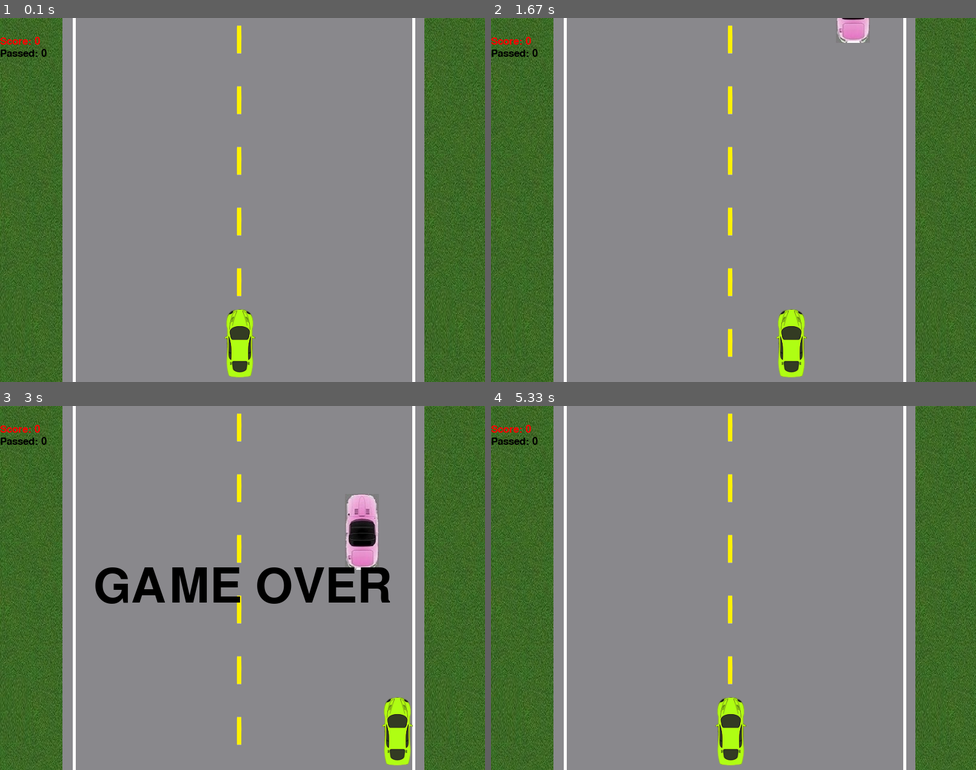
Above: before the commit, frames 1-4 (two rows, left to right).
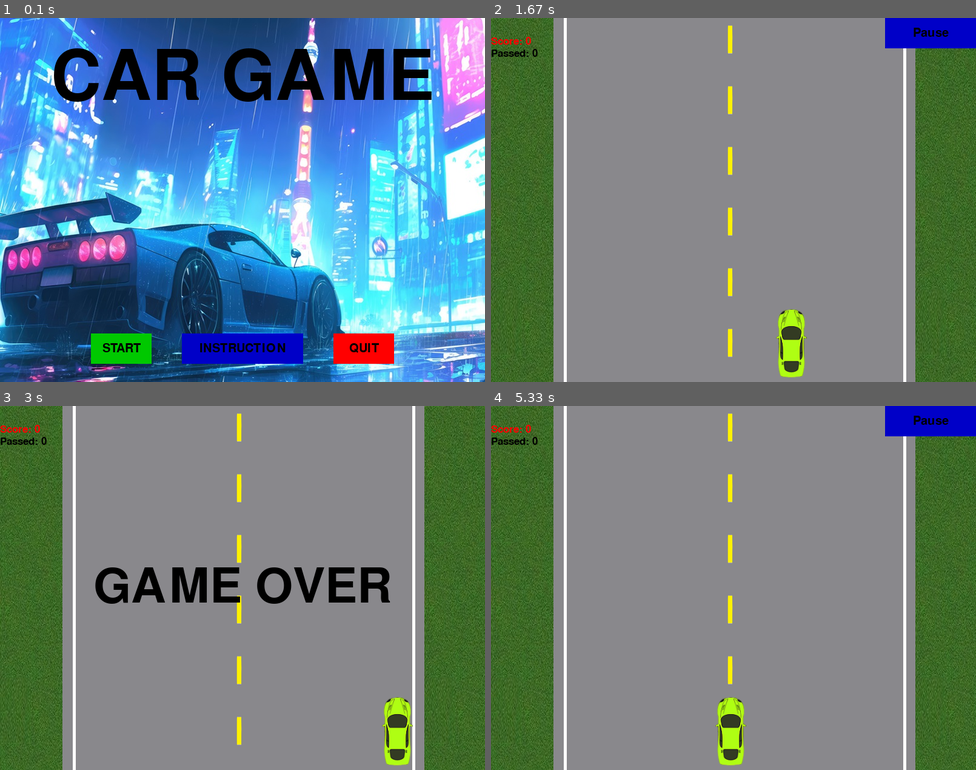
Above: after the commit, the same moments.

Repository: Linnnnnasdx/Car-Racer-python-pygame
Game: pygame game, started from main.py
Two runs of this game, one before a commit and one after it. Both use one fixed random seed, a clock stepped at 60 frames per second and the inputs below.
Inputs (mouse positions are in pixels of both pictures, inside the frame that each line leads up to):
- Up to frame 1 (0.1 s): no input
- Up to frame 2 (1.67 s): press the mouse at (612, 349) at 0.37 s; move the mouse to (694, 229) at 0.47 s; release the mouse at (777, 112) at 0.6 s; press the mouse at (932, 32) at 0.7 s; move the mouse to (820, 149) at 0.8 s; release the mouse at (714, 265) at 0.93 s; press the mouse at (626, 305) at 1.03 s; move the mouse to (748, 265) at 1.13 s; release the mouse at (874, 229) at 1.27 s; hold Right from 1.33 s (still down)
- Up to frame 3 (3 s): release Right at 1.8 s; hold Right 1.83-2.3 s
- Up to frame 4 (5.33 s): no input

The runs differ from the first frame. In frame 1, 100% of the frame differs, in the area x 0-100%, y 0-100%; in frame 2, 2.0%; in frame 3, 1.3%; in frame 4, 1.6%.

Commit message:
加入暫停按鈕

Diff:
--- a/main.py
+++ b/main.py
@@ -6,6 +6,12 @@
 gray = (137, 136, 140)      #RGB
 black = (0,0,0)
 red = (255,0,0)
+green=(0,200,0)
+blue=(0,0,200)
+bright_red=(255,0,0)
+bright_green=(0,255,0)
+bright_blue=(0,0,255)
+pause = True
 
 display_width = 800
 display_height = 600
@@ -20,6 +26,123 @@
 intro_background = pygame.image.load("background.jpg")
 instruction_background = pygame.image.load("background2.jpg")
 car_width = 51
+
+
+def intro_loop():
+    intro=True
+    while intro:
+        for event in pygame.event.get():
+            if event.type==pygame.QUIT:
+                pygame.quit()
+                quit()
+                sys.exit()
+        gamedisplayS.blit(intro_background,(0,0))
+        largetext=pygame.font.Font('freesansbold.ttf',115)
+        TextSurf,TextRect=text_object("CAR GAME",largetext)
+        TextRect.center=(400,100)
+        gamedisplayS.blit(TextSurf,TextRect)
+        button("START",150,520,100,50,green,bright_green,"play")
+        button("QUIT",550,520,100,50,red,bright_red,"quit")
+        button("INSTRUCTION",300,520,200,50,blue,bright_blue,"intro")
+        pygame.display.update()
+        clock.tick(50)
+
+def button(msg,x,y,w,h,ic,ac,action=None):
+    mouse=pygame.mouse.get_pos()
+    click=pygame.mouse.get_pressed()
+    global pause
+    if x+w>mouse[0]>x and y+h>mouse[1]>y:
+        pygame.draw.rect(gamedisplayS,ac,(x,y,w,h))
+        if click[0]==1 and action!=None:
+            if action=="play":
+                game_loop()
+            elif action=="quit":
+                pygame.quit()
+                quit()
+                sys.exit()
+            elif action=="intro":
+                introduction()
+            elif action=="menu":
+                intro_loop()
+            elif action=="pause":
+                pause = True
+                paused()
+            elif action=="unpause":
+                pause = False
+                unpaused()
+
+
+    else:
+        pygame.draw.rect(gamedisplayS,ic,(x,y,w,h))
+    smalltext=pygame.font.Font("freesansbold.ttf",20)
+    textsurf,textrect=text_object(msg,smalltext)
+    textrect.center=((x+(w/2)),(y+(h/2)))
+    gamedisplayS.blit(textsurf,textrect)
+
+
+def paused():
+    global pause
+    while pause:
+        for event in pygame.event.get():
+            if event.type==pygame.QUIT:
+                pygame.quit()
+                quit()
+                sys.exit()
+        gamedisplayS.blit(instruction_background,(0,0))
+        largetext=pygame.font.Font('freesansbold.ttf',115)
+        TextSurf,TextRect=text_object("PAUSED",largetext)
+        TextRect.center=((display_width/2),(display_height/2))
+        gamedisplayS.blit(TextSurf,TextRect)
+        button("CONTINUE",150,450,150,50,green,bright_green,"unpause")
+        button("RESTART",350,450,150,50,blue,bright_blue,"play")
+        button("MAIN MENU",550,450,200,50,red,bright_red,"menu")
+        pygame.display.update()
+        clock.tick(30)
+
+
+def unpaused():
+    pass
+
+def introduction():
+    introduction=True
+    while introduction:
+        for event in pygame.event.get():
+            if event.type==pygame.QUIT:
+                pygame.quit()
+                quit()
+                sys.exit()
+        gamedisplayS.blit(instruction_background,(0,0))
+        largetext=pygame.font.Font('freesansbold.ttf',80)
+        smalltext=pygame.font.Font('freesansbold.ttf',20)
+        mediumtext=pygame.font.Font('freesansbold.ttf',40)
+        textSurf,textRect=text_object("This is an car game in which you need dodge the coming cars",smalltext)
+        textRect.center=((350),(200))
+        TextSurf,TextRect=text_object("INSTRUCTION",largetext)
+        TextRect.center=((400),(100))
+        gamedisplayS.blit(TextSurf,TextRect)
+        gamedisplayS.blit(textSurf,textRect)
+        stextSurf,stextRect=text_object("ARROW LEFT : LEFT TURN",smalltext)
+        stextRect.center=((150),(400))
+        hTextSurf,hTextRect=text_object("ARROW RIGHT : RIGHT TURN" ,smalltext)
+        hTextRect.center=((150),(450))
+        atextSurf,atextRect=text_object("A : ACCELERATOR",smalltext)
+        atextRect.center=((150),(500))
+        rtextSurf,rtextRect=text_object("B : BRAKE ",smalltext)
+        rtextRect.center=((150),(550))
+        ptextSurf,ptextRect=text_object("P : PAUSE  ",smalltext)
+        ptextRect.center=((150),(350))
+        sTextSurf,sTextRect=text_object("CONTROLS",mediumtext)
+        sTextRect.center=((350),(300))
+        gamedisplayS.blit(sTextSurf,sTextRect)
+        gamedisplayS.blit(stextSurf,stextRect)
+        gamedisplayS.blit(hTextSurf,hTextRect)
+        gamedisplayS.blit(atextSurf,atextRect)
+        gamedisplayS.blit(rtextSurf,rtextRect)
+        gamedisplayS.blit(ptextSurf,ptextRect)
+        button("BACK",600,450,100,50,blue,bright_blue,"menu")
+        pygame.display.update()
+        clock.tick(30)
+
 
 
 def text_object(text,font):
@@ -85,6 +208,8 @@
     passed = 0
     level = 0
     score = 0
+    global pause
+    pause = False
 
     bumped = False
     while not bumped:
@@ -93,18 +218,18 @@
                 pygame.quit()
                 quit()
 
-        if event.type == pygame.KEYDOWN:
-            if event.key == pygame.K_LEFT:
-                x_change = -5
-            if event.key == pygame.K_RIGHT:
-                x_change = 5
-            if event.key == pygame.K_a:
-                obstacle_speed += 2
-            if event.key == pygame.K_b:
-                obstacle_speed -= 2
-        if event.type == pygame.KEYUP:
-            if event.key == pygame.K_LEFT or event.key == pygame.K_RIGHT:
-                x_change = 0
+            if event.type == pygame.KEYDOWN:
+                if event.key == pygame.K_LEFT:
+                    x_change = -5
+                if event.key == pygame.K_RIGHT:
+                    x_change = 5
+                if event.key == pygame.K_a:
+                    obstacle_speed += 2
+                if event.key == pygame.K_b:
+                    obstacle_speed -= 2
+            if event.type == pygame.KEYUP:
+                if event.key == pygame.K_LEFT or event.key == pygame.K_RIGHT:
+                    x_change = 0
         x+=x_change
 
         gamedisplayS.fill(gray)
@@ -140,10 +265,11 @@
         if y<obs_start_y+obs_height:
             if x > obs_start_x and x < obs_start_x + obs_width or x+car_width > obs_start_x and x+car_width < obs_start_x+obs_width:
                 crash()
-
+        button("Pause",650,0,150,50,blue,bright_blue,"pause")
         pygame.display.update()
         clock.tick(60)
 
+intro_loop()
 game_loop()
 pygame.quit()
 quit()
